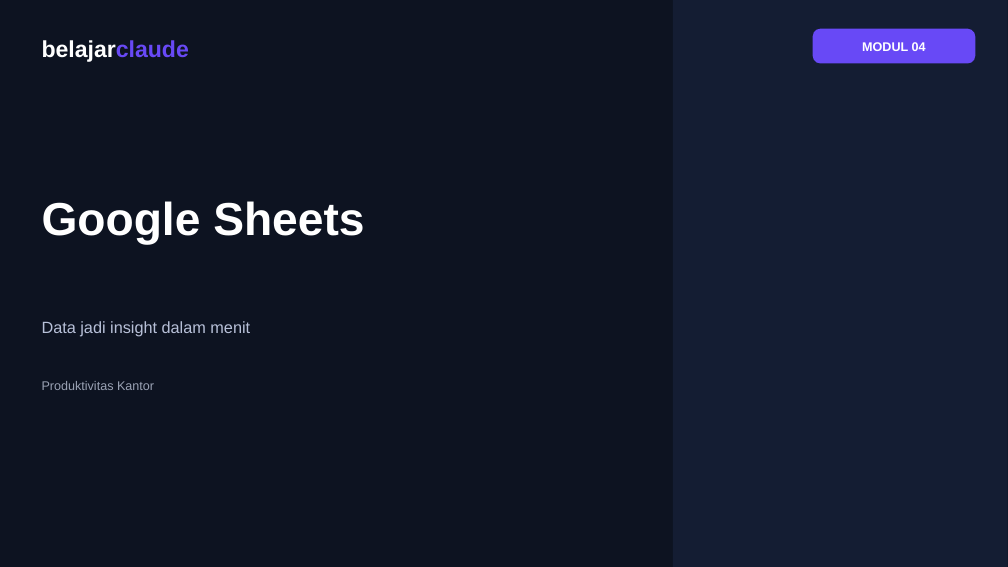
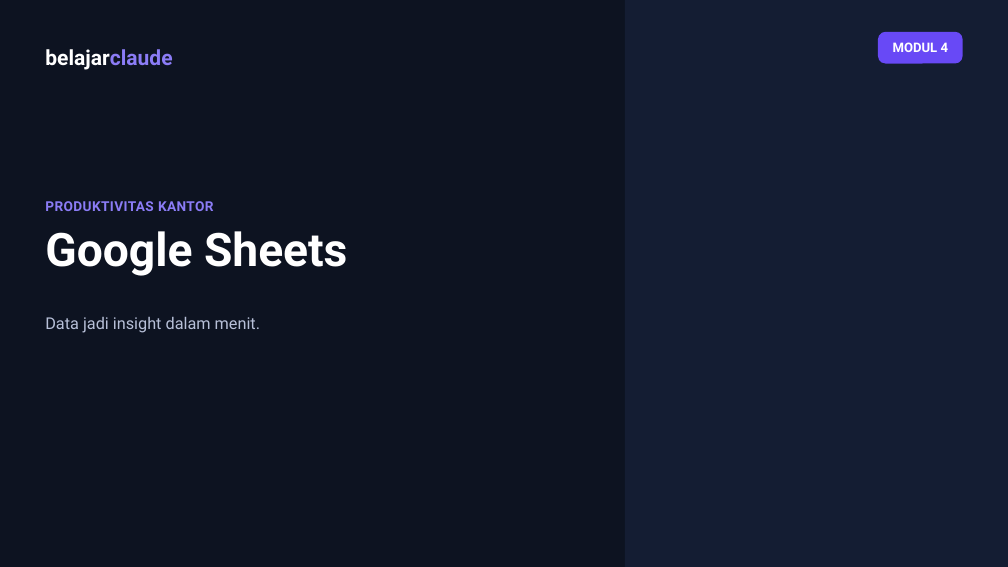
Before and after one commit to juliautomo/belajar-claude, a slide deck: slide 1 of K2-Produktivitas/M04-Google-Sheets/K2-M04-Google-Sheets.pptx. Drawn at 1008x567 pixels with LibreOffice and Linux fonts; fonts in the diff are those of the drawing. Boxes give left, top, right and bottom in pixels: in the first picture for what was removed or moved away, otherwise in the second. Text is boxed around its words. In the diff, an @@ line names an element or a change of style, - is before the commit and + after.

```diff
--- a/K2-Produktivitas/M04-Google-Sheets/K2-M04-Google-Sheets.pptx
+++ b/K2-Produktivitas/M04-Google-Sheets/K2-M04-Google-Sheets.pptx
@@ background #FFFFFF to #0D1321 @@
@@ rectangle removed at [0,0,1008,567] @@
@@ rectangle: place and size @@
-rectangle at [673,0,1008,567]
+rectangle at [625,0,1008,567]
@@ text "belajarclaude" at [45,49,172,70]: size 22 to 20 pt, font Arial to Roboto; text colour #6849F6 to #8B7CF6 in "belajarclaude"; vertical alignment top to middle @@
@@ rounded rectangle: place and size @@
-rounded rectangle at [813,29,975,64]
+rounded rectangle at [878,32,963,64]
@@ rounded rectangle at [878,32,963,64]: proportions changed @@
@@ text at [893,42,949,52]: text changed; size 12 to 12.5 pt; font Arial to Roboto @@
-MODUL 04
+MODUL 4
@@ text at [45,201,214,211]: text changed; size 12 to 13 pt; font Arial to Roboto; text colour #9AA2B4 to #8B7CF6; bold on @@
-Produktivitas Kantor
+PRODUKTIVITAS KANTOR
@@ text "PRODUKTIVITAS KANTOR" at [45,201,214,211]: vertical alignment top to middle @@
@@ text "Google Sheets": place and size @@
-text "Google Sheets" at [42,201,364,244]
+text "Google Sheets" at [45,231,347,276]
@@ text "Google Sheets" at [45,231,347,276]: font Arial to Roboto; line spacing 1 to 50pt @@
@@ text at [45,317,260,333]: text changed; font Arial to Roboto @@
-Data jadi insight dalam menit
+Data jadi insight dalam menit.
```
Also in this commit, not shown: 4 other slides changed, 8 other files.
